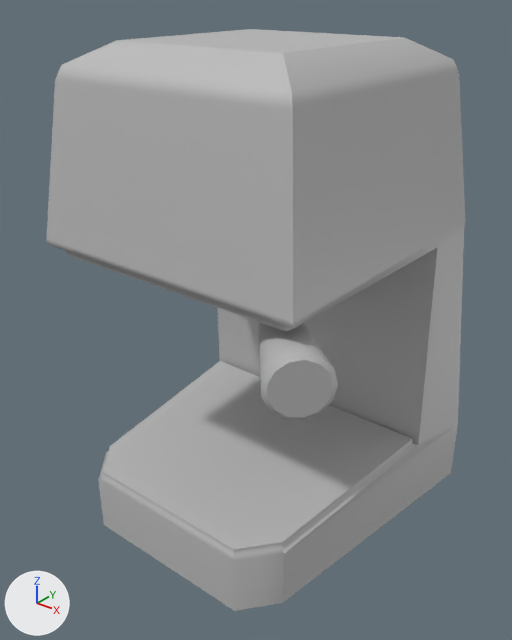
The FBX model Prototype/Assets/Resources/Meshes/Assets/CoffeeMachine.fbx, before and after one commit.
Camera for both pictures: a 50 mm camera at (0.1286, -0.1641, 0.1684) aimed at (0.0022, -0.0061, 0.0705). Every picture has the same lights, and +X, +Y and +Z are marked at lower left. Where no turn or scale is listed for an object, it has been applied to the vertices.

Script lines for the objects in view, before the commit:
```python
me_mesh = bpy.data.meshes.new('Mesh')
me_mesh.from_pydata(...)  # 351 vertices, 375 faces; spans x -0.051..0.055, y -0.055..0.05, z 0.0..0.153
me_mesh.materials.append(mat_lambert1)  # grey #bcbcbc
ob_coffeemachine = bpy.data.objects.new('CoffeeMachine', me_mesh)
ob_coffeemachine.location = (0.0, 0.0, 0.0)
```
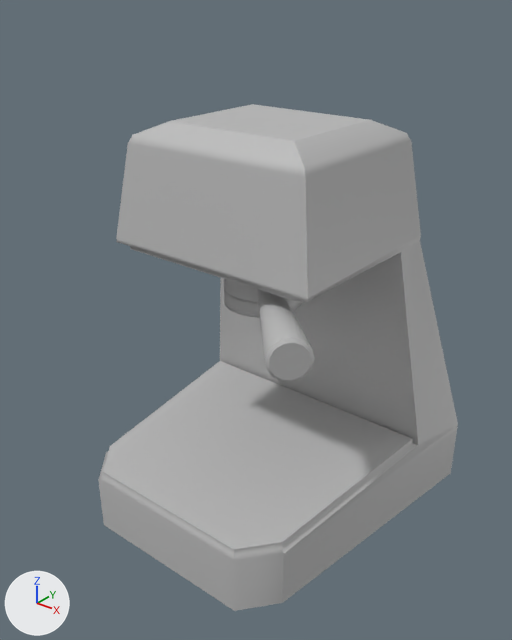
Where the change shows, as pixel boxes [x1, y1, x2, y2] in the pictures (512 x 640 px; the box of a moved part takes in the faces that stretch with it):
```json
{"object": "CoffeeMachine", "change": "reshaped", "before": [47, 29, 465, 611], "after": [98, 104, 458, 611], "on screen": "14% narrower, 13% shorter"}
{"part": 1, "of": "me_mesh", "change": "moved or reshaped", "before": [258, 322, 338, 420], "after": [258, 290, 315, 382]}
{"part": 2, "of": "me_mesh", "change": "moved or reshaped", "before": [47, 29, 465, 442], "after": [116, 104, 457, 442]}
```

The change, as JSON lines over the scene's bpy script:
```json
{"block": "me_mesh", "where": "# used by ob_coffeemachine; location = (0.0, 0.0, 0.0)"}
{"op": "remove", "block": "me_mesh", "code": "me_mesh.from_pydata(...)  # 351 vertices, 375 faces; spans x -0.051..0.055, y -0.055..0.05, z 0.0..0.153"}
{"op": "add", "block": "me_mesh", "code": "me_mesh.from_pydata(...)  # 351 vertices, 375 faces; spans x -0.051..0.051, y -0.05..0.05, z 0.0..0.131"}
{"block": "me_mesh", "change": "me_mesh part 1: the loose piece of 41 vertices spanning x 0.004..0.055, y -0.055..-0.004, z 0.075..0.093 is scaled about its middle by (0.781, 0.79, 0.706), then moved by (-0.005, 0.005, 0.0)"}
{"block": "me_mesh", "change": "me_mesh part 2: 64 of the vertices in x -0.045..0.045, y -0.046..0.046, z 0.092..0.153 are scaled about their middle by (0.8, 0.667, 0.649), then moved by (0.0, 0.003, -0.012)"}
```
